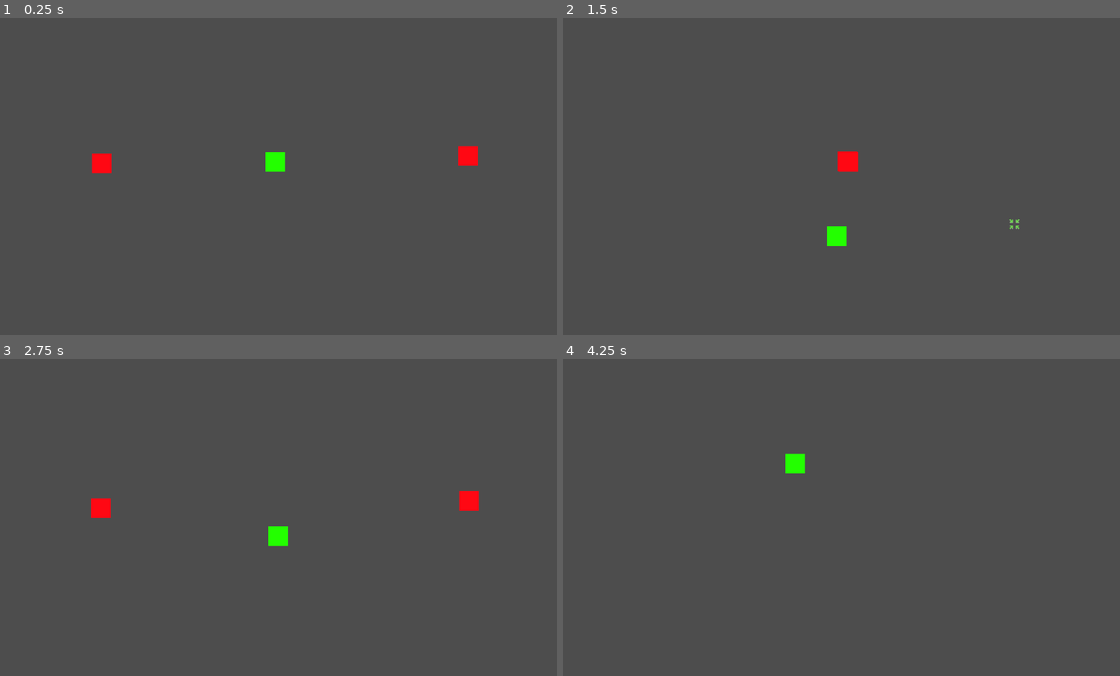
Above: before the commit, frames 1-4 (two rows, left to right).
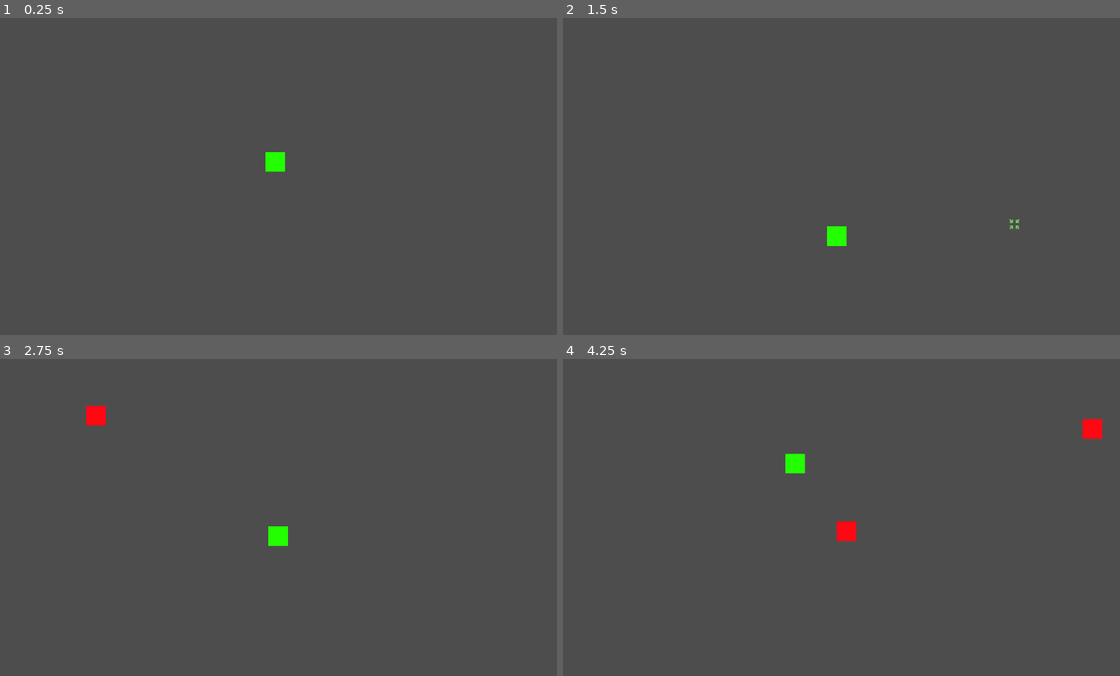
Above: after the commit, the same moments.

Repository: OhijMik/League-of-Dodgers
Game: Godot game, scene res://game_scene.tscn
Two runs of this game, one before a commit and one after it. Both use one fixed random seed, a clock stepped at 60 frames per second and the inputs below.
Inputs (mouse positions are in pixels of both pictures, inside the frame that each line leads up to):
- Up to frame 1 (0.25 s): no input
- Up to frame 2 (1.5 s): move the mouse to (819, 239) at 0.52 s; right-click (819, 239) at 0.6 s; move the mouse to (1014, 224) at 1.27 s; right-click (1014, 224) at 1.35 s
- Up to frame 3 (2.75 s): move the mouse to (111, 469) at 2.02 s; right-click (111, 469) at 2.1 s
- Up to frame 4 (4.25 s): move the mouse to (874, 517) at 2.77 s; right-click (874, 517) at 2.85 s; move the mouse to (757, 438) at 3.52 s; right-click (757, 438) at 3.6 s

The runs differ from the first frame. In frame 1, 0.5% of the frame differs, in the area x 16-86%, y 40-49%; in frame 2, 0.2%; in frame 3, 0.7%, in the area x 15-87%, y 14-51%; in frame 4, 0.5%.

Commit message:
Added the projectile spawn timer
- Added the projectile spawn timer so that the projectiles spawn in time

Diff:
--- /dev/null
+++ b/Projectiles.gd
@@ -0,0 +1,27 @@
+extends Node2D
+
+var projectile = preload("res://projectile.tscn")
+
+# Called when the node enters the scene tree for the first time.
+func _ready():
+	pass # Replace with function body.
+
+
+# Called every frame. 'delta' is the elapsed time since the previous frame.
+func _process(delta):
+	pass
+
+
+func _on_projectile_spawn_timeout():
+	var projectile_temp = projectile.instantiate()
+	var rng = RandomNumberGenerator.new()
+	var randInt = rng.randi_range(0, 3)
+	if randInt == 0:
+		projectile_temp.position = Vector2(rng.randi_range(0, 1150), 0)
+	elif randInt == 1:
+		projectile_temp.position = Vector2(rng.randi_range(0, 1150), 650)
+	elif randInt == 2:
+		projectile_temp.position = Vector2(0, rng.randi_range(0, 650))
+	else:
+		projectile_temp.position = Vector2(1150, rng.randi_range(0, 650))
+	add_child(projectile_temp)
--- a/cursor_click.tscn
+++ b/cursor_click.tscn
@@ -2,6 +2,21 @@
 
 [ext_resource type="Texture2D" uid="uid://c80oqorkwhdap" path="res://CursorArrows.png" id="1_1mf7x"]
 [ext_resource type="Script" path="res://cursor_click.gd" id="1_y0opp"]
+
+[sub_resource type="Animation" id="Animation_7w1vh"]
+length = 0.001
+tracks/0/type = "value"
+tracks/0/imported = false
+tracks/0/enabled = true
+tracks/0/path = NodePath("CursorArrows:modulate")
+tracks/0/interp = 1
+tracks/0/loop_wrap = true
+tracks/0/keys = {
+"times": PackedFloat32Array(0),
+"transitions": PackedFloat32Array(1),
+"update": 0,
+"values": [Color(1, 1, 1, 1)]
+}
 
 [sub_resource type="Animation" id="Animation_u653m"]
 resource_name = "clicked"
@@ -17,21 +32,6 @@
 "transitions": PackedFloat32Array(1, 1),
 "update": 0,
 "values": [Color(1, 1, 1, 1), Color(1, 1, 1, 0)]
-}
-
-[sub_resource type="Animation" id="Animation_7w1vh"]
-length = 0.001
-tracks/0/type = "value"
-tracks/0/imported = false
-tracks/0/enabled = true
-tracks/0/path = NodePath("CursorArrows:modulate")
-tracks/0/interp = 1
-tracks/0/loop_wrap = true
-tracks/0/keys = {
-"times": PackedFloat32Array(0),
-"transitions": PackedFloat32Array(1),
-"update": 0,
-"values": [Color(1, 1, 1, 1)]
 }
 
 [sub_resource type="AnimationLibrary" id="AnimationLibrary_6hvdr"]
--- a/game_scene.tscn
+++ b/game_scene.tscn
@@ -2,7 +2,7 @@
 
 [ext_resource type="Script" path="res://game_scene.gd" id="1_0fbgr"]
 [ext_resource type="PackedScene" uid="uid://beixhopf2vygy" path="res://champion.tscn" id="1_q5lk1"]
-[ext_resource type="PackedScene" uid="uid://gkn3iwuves0t" path="res://projectile.tscn" id="2_e6i66"]
+[ext_resource type="Script" path="res://Projectiles.gd" id="3_k70ja"]
 
 [node name="GameScene" type="Node2D"]
 script = ExtResource("1_0fbgr")
@@ -11,9 +11,11 @@
 position = Vector2(562, 294)
 
 [node name="Projectiles" type="Node2D" parent="."]
+script = ExtResource("3_k70ja")
 
-[node name="Projectile" parent="Projectiles" instance=ExtResource("2_e6i66")]
-position = Vector2(1031, 280)
+[node name="ProjectileSpawn" type="Timer" parent="."]
+wait_time = 2.0
+autostart = true
 
-[node name="Projectile2" parent="Projectiles" instance=ExtResource("2_e6i66")]
-position = Vector2(133, 298)
+[connection signal="timeout" from="ProjectileSpawn" to="." method="_on_projectile_spawn_timeout"]
+[connection signal="timeout" from="ProjectileSpawn" to="Projectiles" method="_on_projectile_spawn_timeout"]
--- a/projectile.gd
+++ b/projectile.gd
@@ -17,6 +17,8 @@
 
 
 func _physics_process(delta):
+	if position.x < -50 or position.x > 1200 or position.y < -50 or position.y > 700:
+		queue_free()
 	move_and_slide()
 
 
